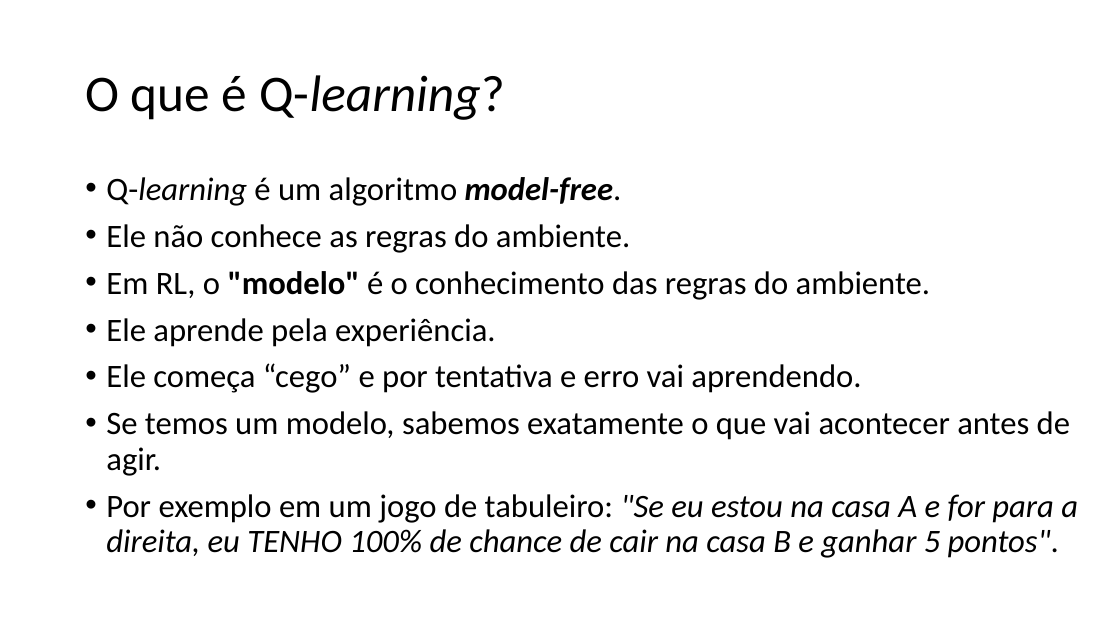
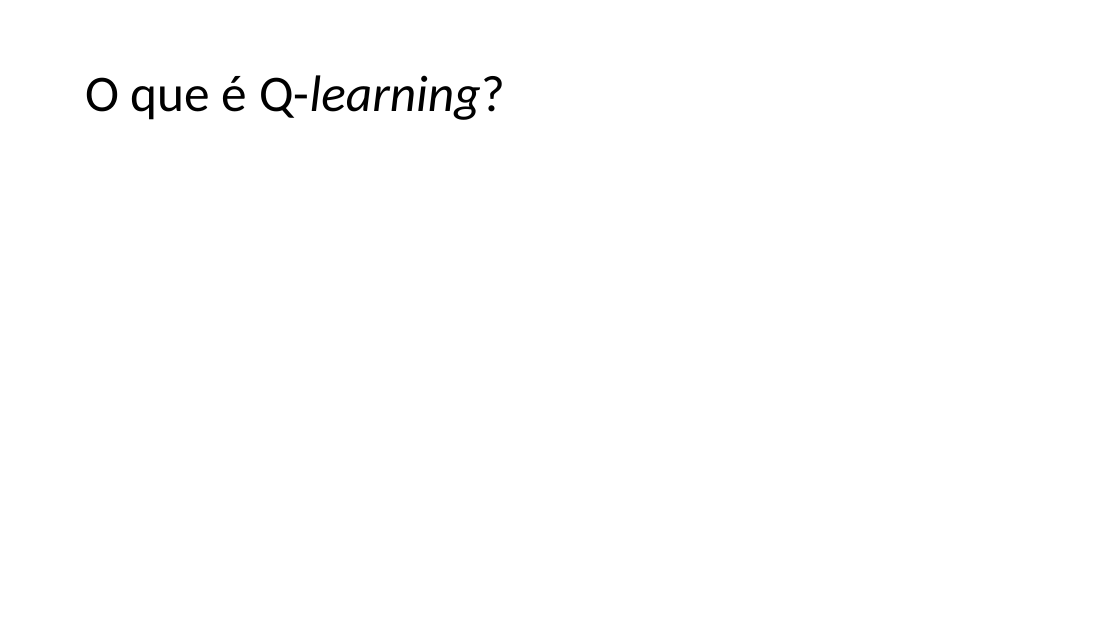
Before and after one commit to zz4fap/c24_inteligencia_artificial, a slide deck: slide 13 of slides/C24_Q_learning.pptx (slide 12 before the commit). Drawn at 1120x630 pixels with LibreOffice and Linux fonts; fonts in the diff are those of the drawing; grey boxes stand for pictures. Boxes give left, top, right and bottom in pixels: in the first picture for what was removed or moved away, otherwise in the second. Text is boxed around its words. In the diff, an @@ line names an element or a change of style, - is before the commit and + after.

```diff
--- a/slides/C24_Q_learning.pptx
+++ b/slides/C24_Q_learning.pptx
@@ text removed at (x1=106, y1=177, x2=1078, y2=558) @@
-• Q-learning é um algoritmo model-free.
-• Ele não conhece as regras do ambiente.
-• Em RL, o "modelo" é o conhecimento das regras do ambiente.
-• Ele aprende pela experiência.
-• Ele começa “cego” e por tentativa e erro vai aprendendo.
-• Se temos um modelo, sabemos exatamente o que vai acontecer antes de agir.
-• Por exemplo em um jogo de tabuleiro: "Se eu estou na casa A e for para a direita, eu TENHO 100% de chance de cair na casa B e ganhar 5 pontos".
```
Also in this commit, not shown: 19 other slides changed, 7 slides added, 2 slides removed, 2 other files.
